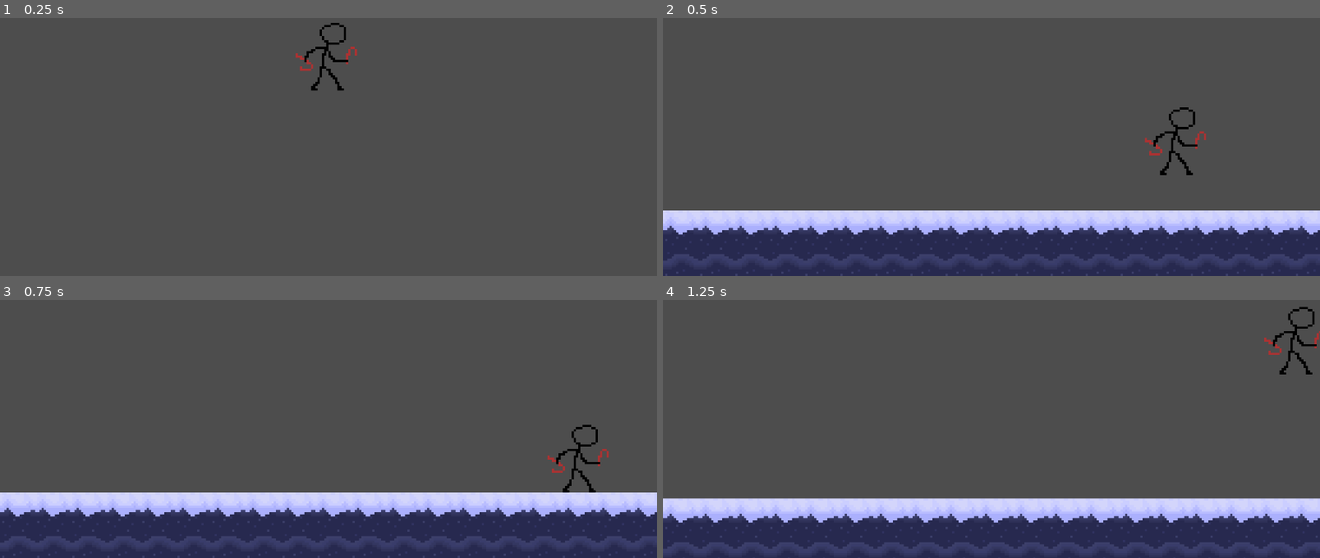
Above: before the commit, frames 1-4 (two rows, left to right).
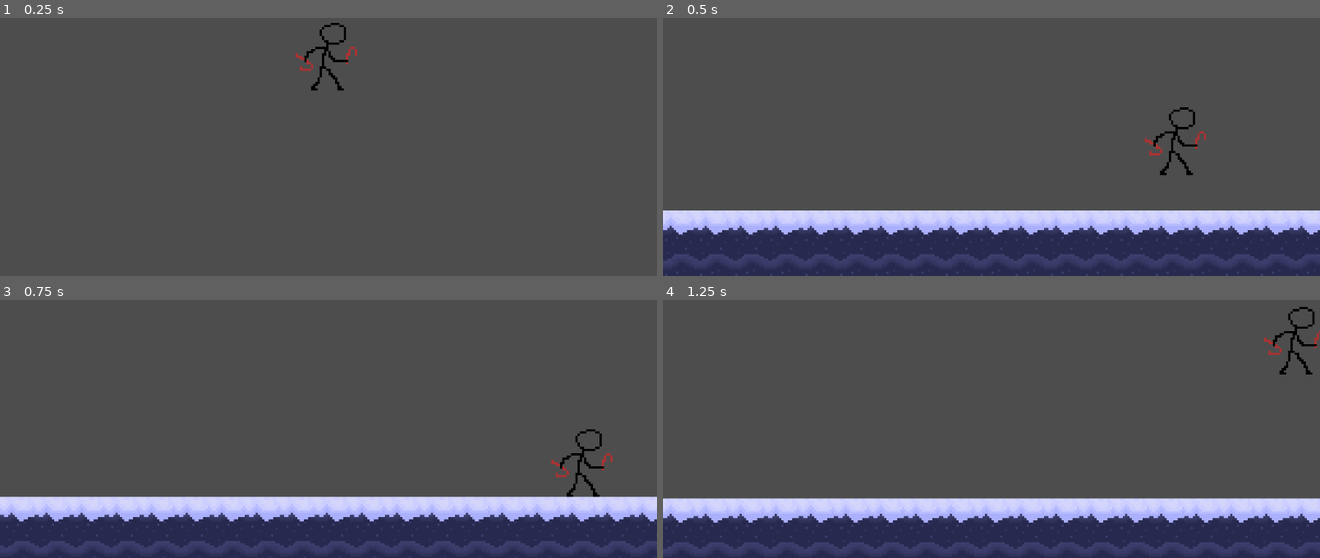
Above: after the commit, the same moments.

Repository: LukasPeres/Santa-Vinganca
Game: Godot game, scene res://Scene/parte 2 da fase.tscn
Two runs of this game, one before a commit and one after it. Both use one fixed random seed, a clock stepped at 60 frames per second and the inputs below.
Inputs:
- Up to frame 1 (0.25 s): no input
- Up to frame 2 (0.5 s): no input
- Up to frame 3 (0.75 s): hold D (right) from 0.53 s (still down); tap 2 (weapon_2) at 0.6 s
- Up to frame 4 (1.25 s): keep holding D (right); tap W (jump) at 0.77 s

Frames 1-2 are identical in both runs. In frame 3, 7.5% of the frame differs, in the area x 0-100%, y 48-100%; in frame 4, nothing differs.

Commit message:
feat: efeitos visuais no boss

Diff:
--- a/Scripts/cabeca.gd
+++ b/Scripts/cabeca.gd
@@ -1,24 +1,61 @@
 extends CharacterBody2D
 
+@onready var sprite = $AnimatedSprite2D
+
+
+# Configurações de Movimento
 var quicando: bool = false
 var velocidade: float = 300.0
-var direcao: Vector2 = Vector2(1, -1).normalized() # Vai para diagonal
+var direcao: Vector2 = Vector2(1, -1).normalized()
+
+# Estado de Vida
+var health = 2
+var fase_atual = 1
+
+func _ready():
+	add_to_group("enemy")
 
 func iniciar_quique():
 	quicando = true
+	fase_atual = 2
 
 func _physics_process(delta):
 	if quicando:
-		# O move_and_collide retorna a colisão para podermos rebater
+		# move_and_collide é ideal para o comportamento de rebater (bounce)
 		var colisao = move_and_collide(direcao * velocidade * delta)
 		if colisao:
-			# Calcula o ângulo de rebote (bounce)
+			# Rebate a direção com base na normal da superfície atingida
 			direcao = direcao.bounce(colisao.get_normal())
+
+func take_damage(amount, _from_position, _is_projectile = false):
+	flash_damage()
+	# Print para debug no console
+	print("Cabeça atingida. Fase atual: ", fase_atual)
+
+	if fase_atual == 1:
+		# Na Fase 1, a vida é controlada pelo Snowboss (Pai)
+		if get_parent().has_method("take_damage"):
+			get_parent().take_damage(amount)
+	else:
+		# Na Fase 2 (Separada), a vida é individual
+		health -= amount
+		print(name, " (Cabeça) tomou dano! Vida restante: ", health)
+
+		if health <= 0:
+			die()
 
 func _on_area_dano_body_entered(body: Node2D) -> void:
 	if body.is_in_group("player"):
-		# No seu player a função se chama 'take_damage'
 		if body.has_method("take_damage"):
-			# Passamos o dano (1) e a posição do boss para o knockback
 			body.take_damage(1, global_position)
-			print("Dano enviado ao Player!")
+			print("Player encostou na cabeça!")
+
+func flash_damage():
+	if sprite:
+		sprite.modulate = Color(10, 10, 10) # Fica muito brilhante (branco)
+		await get_tree().create_timer(0.1).timeout
+		sprite.modulate = Color(1, 1, 1) # Volta ao normal
+
+func die():
+	print("CABEÇA DESTRUÍDA!")
+	queue_free()
--- a/Scripts/corpo.gd
+++ b/Scripts/corpo.gd
@@ -10,6 +10,8 @@
 
 # Estado interno
 var direction = -1
+var health = 2
+var fase_atual = 1 # Começa em 1 (vinculado ao pai)
 
 func _ready():
 	add_to_group("enemy")
@@ -52,18 +54,36 @@
 # Recebe dano e REPASSA para o Pai (Snowboss)
 # =========================================================
 func take_damage(amount, from_position, _is_projectile = false):
-	# O corpo não tem vida própria, ele avisa o Snowboss (Pai)
-	var pai = get_parent()
-	if pai and pai.has_method("take_damage"):
-		pai.take_damage(amount)
+	flash_damage()
+	if fase_atual == 1:
+		# Na Fase 1, repassa o dano para a vida global do pai
+		if get_parent().has_method("take_damage"):
+			get_parent().take_damage(amount)
+	else:
+		# Na Fase 2, sofre dano individual
+		health -= amount
+		# O PRINT QUE VOCÊ PEDIU:
+		print(name, " tomou dano! Vida restante: ", health)
 
-	# Sofre o impacto visual/físico do golpe
+		if health <= 0:
+			die()
+
 	apply_knockback(from_position)
 
 func apply_knockback(from_position):
 	var knockback_direction = sign(global_position.x - from_position.x)
 	velocity.x = knockback_direction * KNOCKBACK_FORCE
 	velocity.y = KNOCKBACK_UP
+
+func die():
+	print(name, " FOI DESTRUÍDO!")
+	queue_free()
+
+func flash_damage():
+	if sprite:
+		sprite.modulate = Color(10, 10, 10) # Fica muito brilhante (branco)
+		await get_tree().create_timer(0.1).timeout
+		sprite.modulate = Color(1, 1, 1) # Volta ao normal
 
 # Chamado pelo Pai no início da Fase 2
 func mudar_para_fase_2():
--- a/Scripts/snowboss.gd
+++ b/Scripts/snowboss.gd
@@ -1,58 +1,64 @@
 extends Node2D
 
 # --- VARIÁVEIS DE ESTADO ---
-var vida_maxima: float = 4.0
-var vida_atual: float = 4.0
-var fase_atual: int = 1
+var health = 16
+var fase_atual = 1
 
 # --- REFERÊNCIAS ---
-# Usando find_child como você prefere, mas garantindo os nomes
 @onready var remote_transform = find_child("RemoteTransform2D", true)
 @onready var cabeca_no = find_child("cabeca", true)
 @onready var corpo_no = find_child("corpo", true)
 
 func _ready():
 	print("--- BOSS SPAWNOU ---")
-	# Configuração inicial: Prender a cabeça
 	if remote_transform and cabeca_no:
 		remote_transform.remote_path = cabeca_no.get_path()
-		print("Cabeça conectada e visível!")
 
 func _process(_delta):
-	# MOTIVO 2: Player apertou a tecla 2 (tiro reto)
-	# Certifique-se que "weapon_2" existe no seu Input Map
 	if fase_atual == 1 and Input.is_action_just_pressed("weapon_2"):
-		print("Motivo: Arma 2 selecionada! Separando...")
 		separar_boss()
 
-# Função que os filhos (corpo/cabeca) vão chamar ao levar tiro
-func take_damage(quantidade: float):
-	vida_atual -= quantidade
-	print("Vida do Boss: ", vida_atual)
+	# Checa se os dois filhos foram destruídos para matar o Pai
+	if fase_atual == 2 and get_child_count() == 0:
+		morrer()
 
-	# Motivo 1: Vida pela metade
-	if fase_atual == 1 and vida_atual <= (vida_maxima / 2):
-		separar_boss()
-
-	if vida_atual <= 0:
-		morrer()
+func take_damage(amount):
+	if fase_atual == 1:
+		health -= amount
+		print("Dano Fase 1. Vida: ", health)
+		if health <= 8:
+			separar_boss()
 
 func separar_boss():
 	if fase_atual == 2: return
+	fase_atual = 2
 
-	fase_atual = 2
+	# EFEITO VISUAL: Chacoalhar a tela apenas na divisão
+	apply_shake(5.0, 0.2) # Um pouco mais forte e longo que o anterior
+
 	if remote_transform:
-		remote_transform.remote_path = "" # Solta a cabeça
+		remote_transform.remote_path = ""
 		print("SOLTANDO CABEÇA!")
 
-		# Avisa a cabeça para quicar
-		if cabeca_no and cabeca_no.has_method("iniciar_quique"):
-			cabeca_no.iniciar_quique()
+		if cabeca_no:
+			cabeca_no.fase_atual = 2
+			if cabeca_no.has_method("iniciar_quique"):
+				cabeca_no.iniciar_quique()
 
-		# Avisa o corpo para mudar (se quiser que ele corra ou troque sprite)
-		if corpo_no and corpo_no.has_method("mudar_para_fase_2"):
-			corpo_no.mudar_para_fase_2()
+		if corpo_no:
+			corpo_no.fase_atual = 2
+			if corpo_no.has_method("mudar_para_fase_2"):
+				corpo_no.mudar_para_fase_2()
 
 func morrer():
 	print("Boss derrotado!")
 	queue_free()
+
+func apply_shake(intensity: float, duration: float):
+	var cam = get_viewport().get_camera_2d()
+	if cam:
+		var start_pos = cam.offset
+		for i in range(int(duration * 60)):
+			cam.offset = start_pos + Vector2(randf_range(-intensity, intensity), randf_range(-intensity, intensity))
+			await get_tree().create_timer(0.01).timeout
+		cam.offset = start_pos
